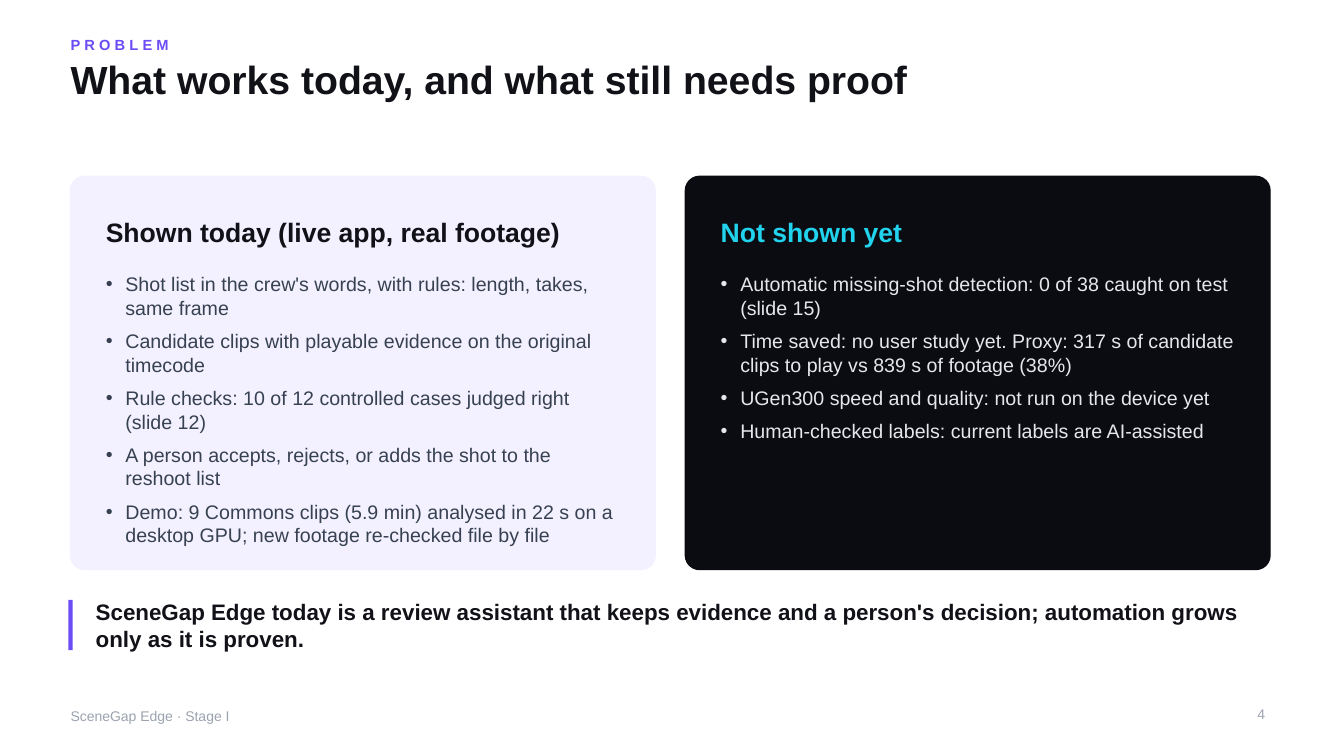
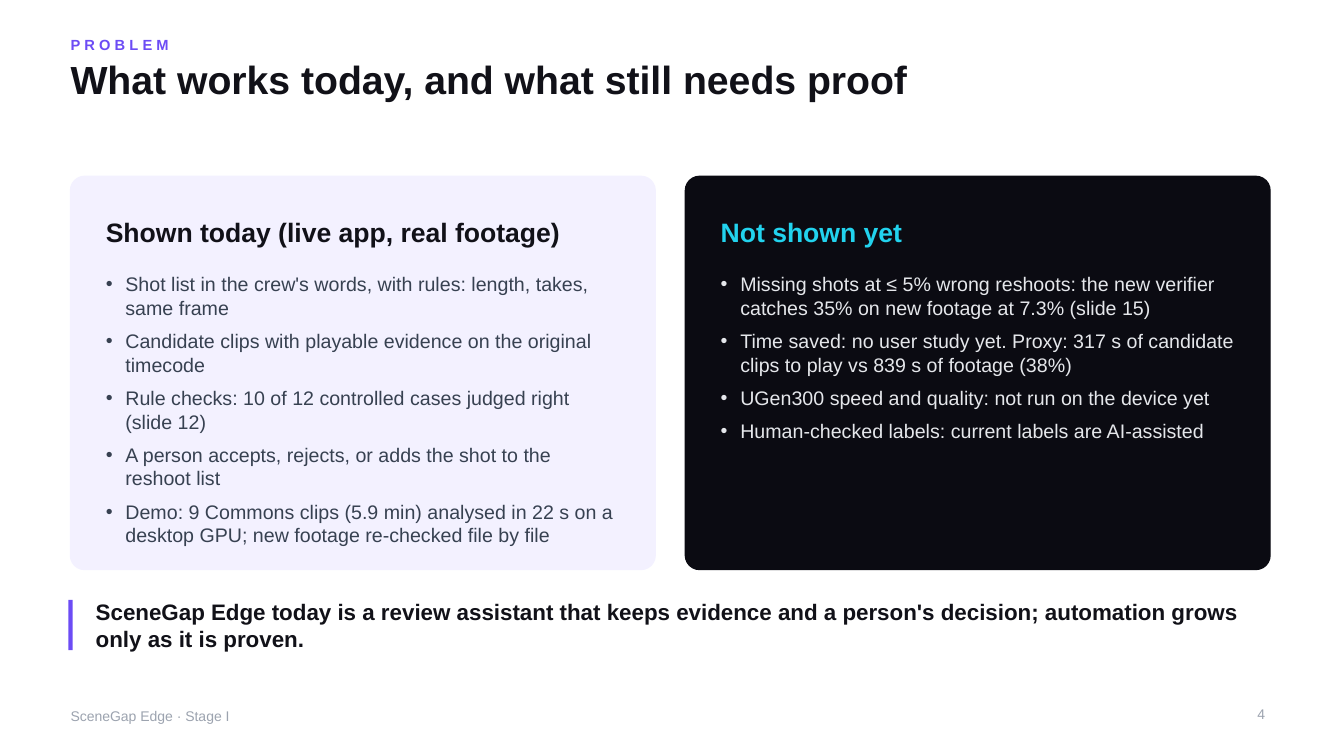
Before and after one commit to yu9bryan/scenegap-edge, a slide deck: slide 4 of docs/deck/SceneGapEdge_StageI_Proposal.pptx. Drawn at 1344x756 pixels with LibreOffice and Linux fonts; fonts in the diff are those of the drawing. Boxes give left, top, right and bottom in pixels: in the first picture for what was removed or moved away, otherwise in the second. Text is boxed around its words. In the diff, an @@ line names an element or a change of style, - is before the commit and + after.

```diff
--- a/docs/deck/SceneGapEdge_StageI_Proposal.pptx
+++ b/docs/deck/SceneGapEdge_StageI_Proposal.pptx
@@ text at (740,276,1215,319): text changed @@
-• Automatic missing-shot detection: 0 of 38 caught on test (slide 15)
+• Missing shots at ≤ 5% wrong reshoots: the new verifier catches 35% on new footage at 7.3% (slide 15)
```
Also in this commit, not shown: 4 other slides changed, 9 other files.
